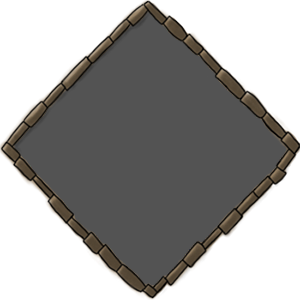
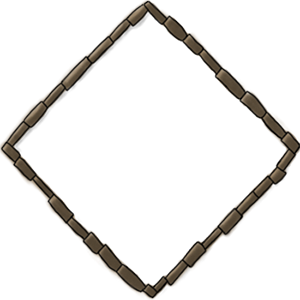
The second 300 x 300 image is a revision of the first. Changes to its layers:
hid "Ebene 1" over [6, 5, 291, 292]
